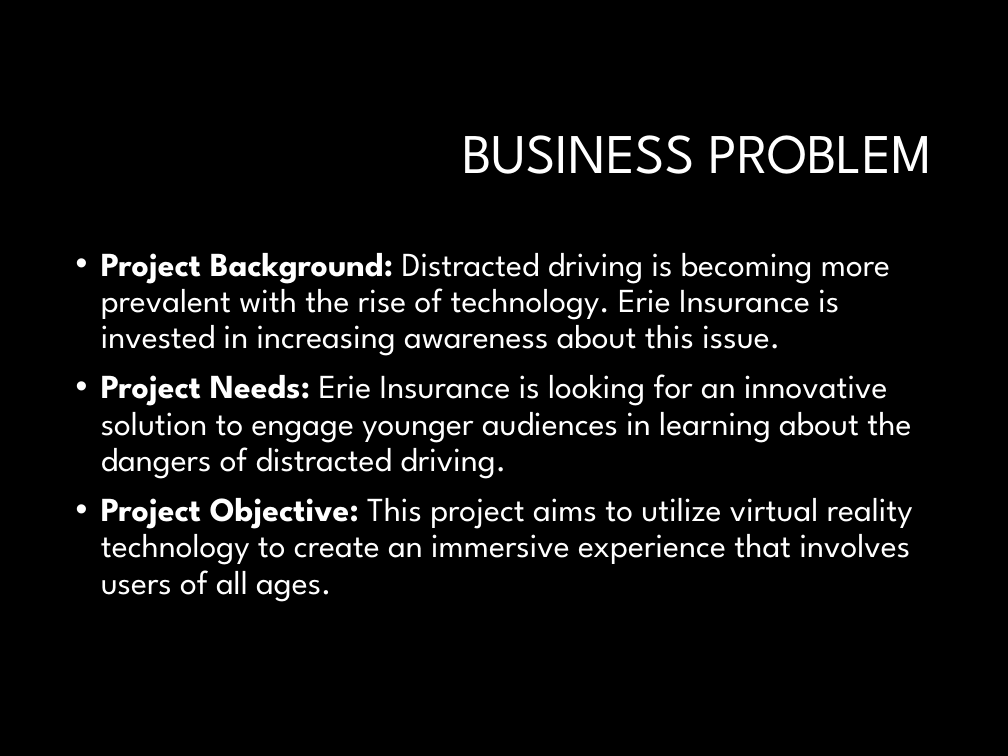
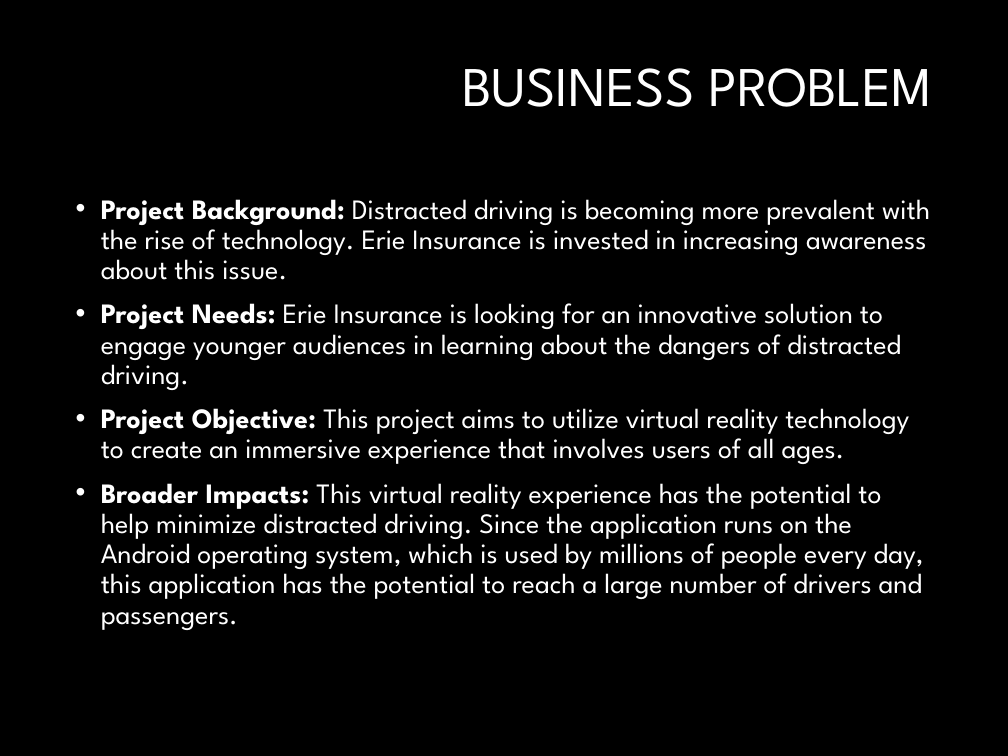
Before and after one commit to NateChristiansen/SeniorProject, a slide deck: slide 3 of Documents/Presentations/Presentation1.pptx. Drawn at 1008x756 pixels with LibreOffice and Linux fonts; fonts in the diff are those of the drawing; background and template pictures are left out. Boxes give left, top, right and bottom in pixels: in the first picture for what was removed or moved away, otherwise in the second. Text is boxed around its words. In the diff, an @@ line names an element or a change of style, - is before the commit and + after.

```diff
--- a/Documents/Presentations/Presentation1.pptx
+++ b/Documents/Presentations/Presentation1.pptx
@@ title "BUSINESS PROBLEM": place and size @@
-title "BUSINESS PROBLEM" at <box>462,135,932,174</box>
+title "BUSINESS PROBLEM" at <box>462,68,932,107</box>
@@ text "Project Background: Distracted driving is ...": place and size @@
-text "Project Background: Distracted driving is ..." at <box>101,253,913,602</box>
+text "Project Background: Distracted driving is ..." at <box>101,199,930,630</box>
@@ text at <box>101,199,930,464</box>: size 24 to 20 pt in "Project Background: Distracted driving is becoming more ...", "Project Needs: Erie Insurance is looking for ...", "Project Objective: This project aims to utilize ..." @@
@@ text at <box>101,483,924,630</box>: paragraph added @@
+• Broader Impacts: This virtual reality experience has the potential to help minimize distracted driving. Since the application runs on the Android operating system, which is used by millions of people every day, this application has the potential to reach a large number of drivers and passengers.
```
Also in this commit, not shown: 8 other slides changed, 7 slides added, 3 slides removed, 3 other files.
